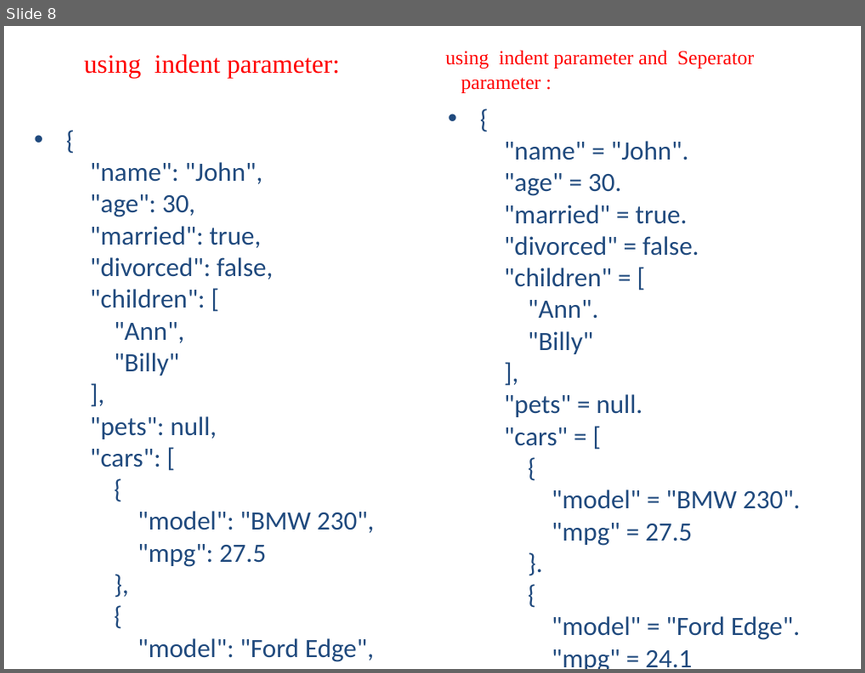
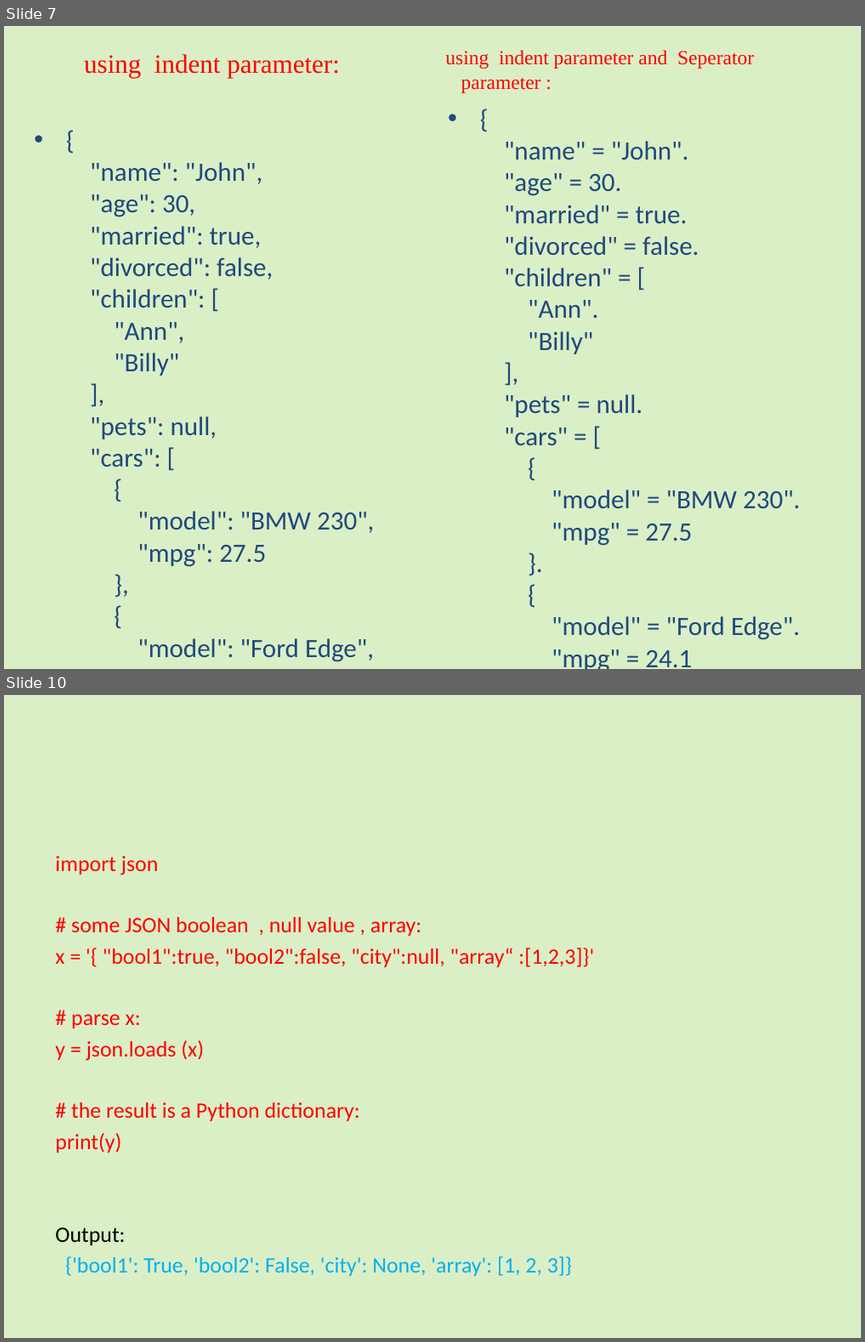
Before and after one commit to jaseela65/python_newPrgm, a slide deck: JSON in Python.pptx. Shown one above the other, each under a label of ours: slide 8 before the commit, slides 7 and 10 after it; the slides between them are not shown. The pictures are 865x673 and 865x1342 pixels, drawn with LibreOffice and Linux fonts; fonts in the diff are those of the drawing. Boxes give left, top, right and bottom in pixels: in the first picture for what was removed or moved away, otherwise in the second. Text is boxed around its words. In the diff, an @@ line names an element or a change of style, - is before the commit and + after.

```diff
--- a/JSON in Python.pptx
+++ b/JSON in Python.pptx
@@ slide 10 added at box(4, 695, 861, 1338), background #92D050 at 32% opacity @@
@@ text added at box(55, 856, 594, 1276), 18.5 pt, text #FF0000 @@
+import json
+# some JSON boolean , null value , array:
+x = '{ "bool1":true, "bool2":false, "city":null, "array“ :[1,2,3]}'
+# parse x:
+y = json.loads (x)
+# the result is a Python dictionary:
+print(y)
+Output:
+{'bool1': True, 'bool2': False, 'city': None, 'array': [1, 2, 3]}
@@ what was slide 8 is now slide 7 @@
@@ slide 7 changed as well @@
@@ background #FFFFFF to #92D050 at 32% opacity @@
```
Also in this commit, not shown: 7 other slides changed, 6 other slides added, 2 slides removed.
